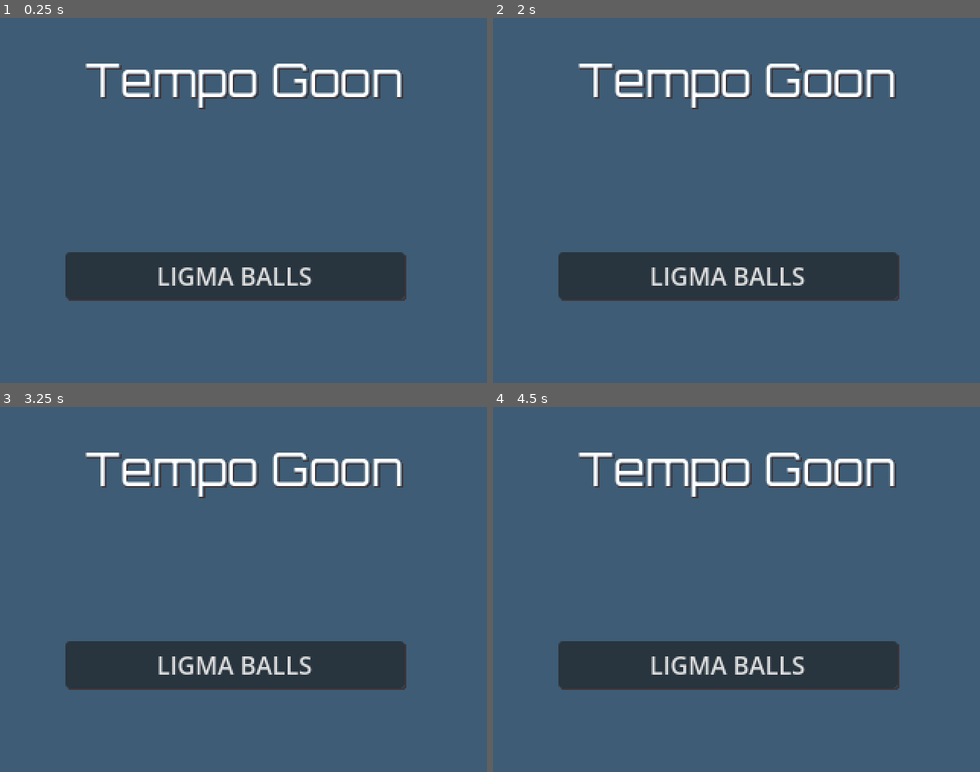
Above: before the commit, frames 1-4 (two rows, left to right).
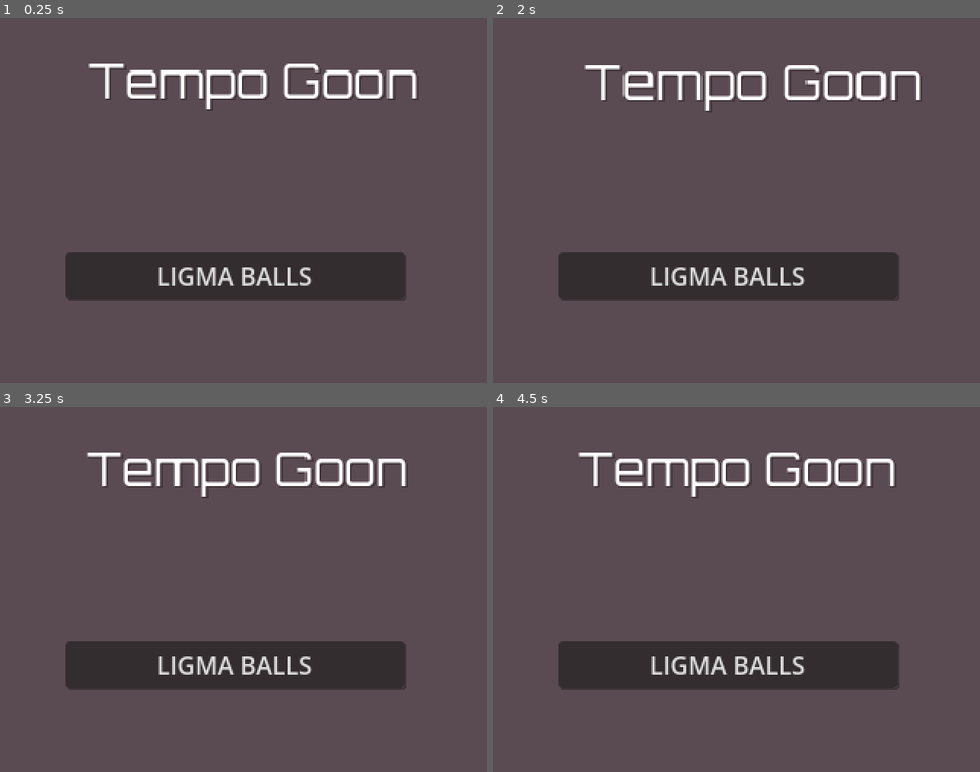
Above: after the commit, the same moments.

Repository: skibbl-dev/bisk-it-for-the-Ruscuit
Game: Godot game, scene res://scenes/title_screen.tscn
The game is run twice, just before and just after one commit, with the same random seed, the same clock (stepped at 60 frames per second) and the same inputs. Sound files missing from this copy of the repository are replaced by a short silence.
Inputs (mouse positions are in pixels of both pictures, inside the frame that each line leads up to):
- Up to frame 1 (0.25 s): no input
- Up to frame 2 (2 s): move the mouse to (843, 182) at 0.52 s; hold D (right) 0.53-1.28 s; move the mouse to (639, 218) at 1.27 s; hold S (down) from 1.28 s (still down)
- Up to frame 3 (3.25 s): move the mouse to (292, 509) at 2.02 s; release S (down) at 2.03 s; hold D (right) 2.03-2.75 s; click "LIGMA BALLS" at 2.75 s
- Up to frame 4 (4.5 s): move the mouse to (712, 662) at 3.52 s; hold W (up) 3.53-4.28 s; move the mouse to (882, 644) at 4.27 s; hold A (left) from 4.28 s (still down)

The runs differ from the first frame. In frame 1, 90% of the frame differs, in the area x 0-100%, y 0-100%; in frame 2, 90%; in frame 3, 90%; in frame 4, 88%.

Commit message:
mista green song 0.1

Diff:
--- a/scenes/title_screen.tscn
+++ b/scenes/title_screen.tscn
@@ -7,9 +7,38 @@
 
 [sub_resource type="Animation" id="Animation_e54dn"]
 resource_name = "pulsing"
+loop_mode = 1
+tracks/0/type = "value"
+tracks/0/imported = false
+tracks/0/enabled = true
+tracks/0/path = NodePath("Label:scale")
+tracks/0/interp = 1
+tracks/0/loop_wrap = true
+tracks/0/keys = {
+"times": PackedFloat32Array(0, 0.5, 1),
+"transitions": PackedFloat32Array(1, 1, 1),
+"update": 0,
+"values": [Vector2(1.1, 1.1), Vector2(1, 1), Vector2(1, 1)]
+}
+
+[sub_resource type="Animation" id="Animation_mgrm8"]
+length = 0.001
+tracks/0/type = "value"
+tracks/0/imported = false
+tracks/0/enabled = true
+tracks/0/path = NodePath("Label:scale")
+tracks/0/interp = 1
+tracks/0/loop_wrap = true
+tracks/0/keys = {
+"times": PackedFloat32Array(0),
+"transitions": PackedFloat32Array(1),
+"update": 0,
+"values": [Vector2(1.1, 1.1)]
+}
 
 [sub_resource type="AnimationLibrary" id="AnimationLibrary_3yumr"]
 _data = {
+&"RESET": SubResource("Animation_mgrm8"),
 &"pulsing": SubResource("Animation_e54dn")
 }
 
@@ -23,7 +52,6 @@
 script = ExtResource("1_sa3yf")
 
 [node name="ShadowShader" parent="." instance=ExtResource("2_mgrm8")]
-base_color = Color(0.242723, 0.362551, 0.458458, 1)
 
 [node name="Button" type="Button" parent="."]
 layout_mode = 0
@@ -46,6 +74,7 @@
 offset_bottom = -47.0
 grow_horizontal = 2
 grow_vertical = 2
+scale = Vector2(1.1, 1.1)
 theme_override_fonts/font = ExtResource("1_fgkus")
 theme_override_font_sizes/font_size = 30
 text = "Tempo Goon"
--- a/scripts/title_screen.gd
+++ b/scripts/title_screen.gd
@@ -1,10 +1,10 @@
 extends Control
 
-const ANOTHER_TIME_PERHAPS = preload("res://assets/music/Another Time Perhaps.mp3")
+const MISTA_GREEN_ROUGH_LOOP = preload("res://assets/music/mista green rough loop.wav")
 
 @onready var conducted_player: ConductedAnimationPlayer = $ConductedAnimationPlayer
 
 func _ready() -> void:
-	Conductor.set_song(ANOTHER_TIME_PERHAPS, 187)
+	Conductor.set_song(MISTA_GREEN_ROUGH_LOOP, 81)#162)
 	Conductor.play()
 	conducted_player.play("pulsing")
Not shown, changed: assets/music/Another Time Perhaps.mp3.import
Not shown, added: assets/music/mista green rough loop.wav.import
Not shown, added: assets/music/mista green rough start.wav.import
Not shown: 1 places in scenes/title_screen.tscn that only renumber resources
Not shown, added: assets/music/mista green rough loop.wav
Not shown, added: assets/music/mista green rough start.wav
